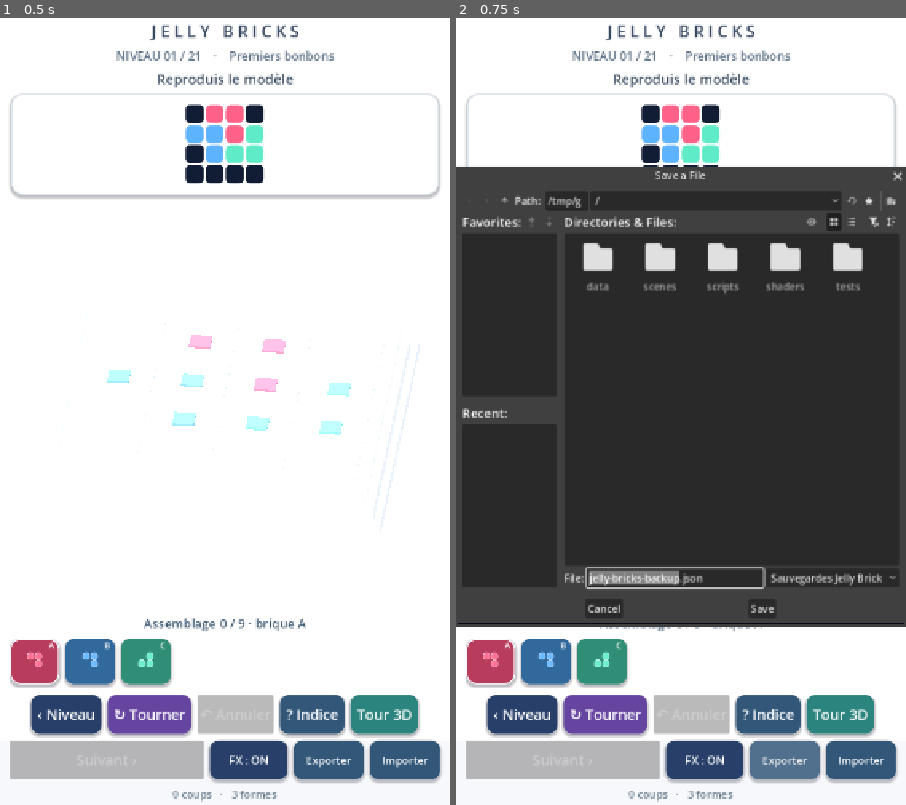
Above: before the commit, frames 1-2 (left to right).
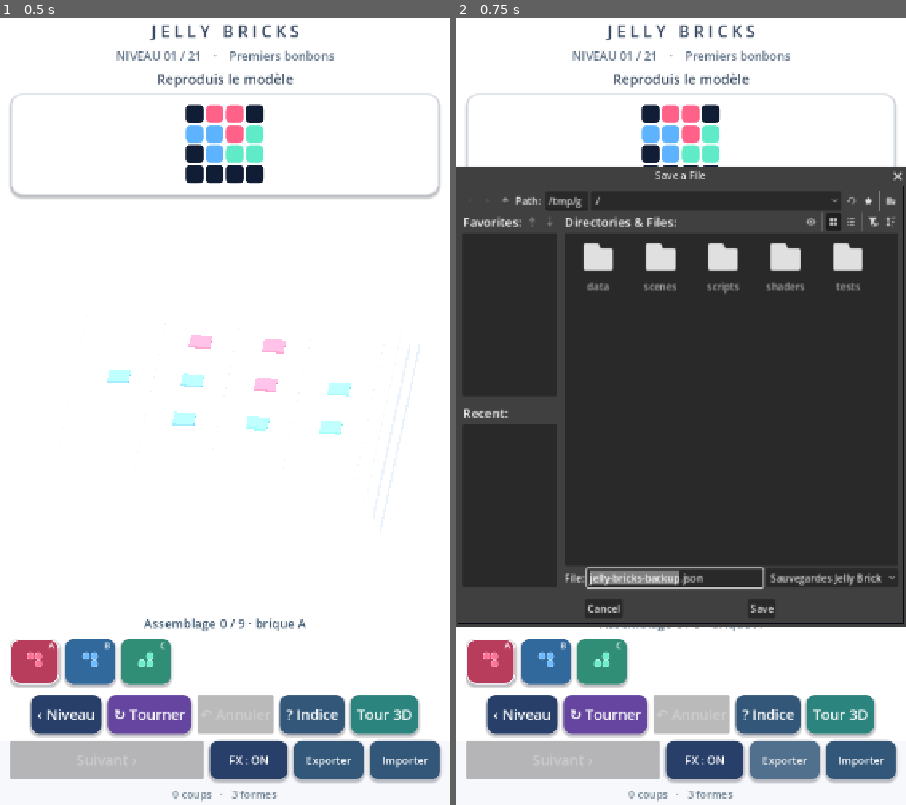
Above: after the commit, the same moments.

Repository: dbrckk/Jelly-bricks
Game: Godot game, scene res://scenes/main.tscn
The game is run twice, just before and just after one commit, with the same random seed, the same clock (stepped at 60 frames per second) and the same inputs.
Inputs:
- Up to frame 1 (0.5 s): no input
- Up to frame 2 (0.75 s): click "Exporter" at 0.5 s

Frame 1 is identical in both runs. In frame 2, 0.7% of the frame differs, in the area x 1-100%, y 21-77%.

Commit message:
fix(android): hash exact embedded backup JSON bytes to avoid Godot int/float reserialization drift

Diff:
--- a/native-godot/scripts/save_transfer.gd
+++ b/native-godot/scripts/save_transfer.gd
@@ -18,11 +18,15 @@
             "progress": progress,
             "sha256": JSON.stringify(progress).sha256_text()
         })
-    var payload := {"progress": progress, "studio": studio}
+    # Hash the transport's exact serialized bytes. Godot JSON parsing can
+    # normalize number variants (int/float), so hashing a re-stringified
+    # dictionary after decode is NOT stable across a roundtrip.
+    var serialized: String = JSON.stringify({
+        "progress": progress, "studio": studio
+    })
     return JSON.stringify({
         "kind": FORMAT, "version": VERSION,
-        "progress": progress, "studio": studio,
-        "sha256": JSON.stringify(payload).sha256_text()
+        "payload_json": serialized, "sha256": serialized.sha256_text()
     })
 
 static func decode(content: String, levels: Array) -> Dictionary:
@@ -36,22 +40,34 @@
     if envelope.get("kind") != FORMAT or (
             version != LEGACY_VERSION and version != VERSION):
         return {"ok": false, "reason": "Format de sauvegarde non reconnu"}
-    var progress: Variant = envelope.get("progress")
-    if not progress is Dictionary or not envelope.get("sha256") is String:
-        return {"ok": false, "reason": "Données de sauvegarde manquantes"}
     var has_studio: bool = version == VERSION
-    var checksum_source: String = JSON.stringify(progress)
+    var progress: Variant = null
+    var portable_studio: Variant = null
     if has_studio:
-        checksum_source = JSON.stringify({
-            "progress": progress, "studio": envelope.get("studio")
-        })
-    if checksum_source.sha256_text() != envelope["sha256"]:
-        return {"ok": false, "reason": "Sauvegarde altérée (SHA-256)"}
+        var encoded: Variant = envelope.get("payload_json")
+        if not encoded is String or not envelope.get("sha256") is String:
+            return {"ok": false, "reason": "Contenu de sauvegarde absent"}
+        if encoded.sha256_text() != envelope["sha256"]:
+            return {"ok": false, "reason": "Sauvegarde altérée (SHA-256)"}
+        var unpacked: Variant = JSON.parse_string(encoded)
+        if not unpacked is Dictionary:
+            return {"ok": false, "reason": "Contenu sauvegarde JSON invalide"}
+        progress = unpacked.get("progress")
+        portable_studio = unpacked.get("studio")
+    else:
+        progress = envelope.get("progress")
+        if not progress is Dictionary or not envelope.get("sha256") is String:
+            return {"ok": false, "reason": "Données de sauvegarde manquantes"}
+        if JSON.stringify(progress).sha256_text() != envelope["sha256"]:
+            return {"ok": false, "reason": "Sauvegarde altérée (SHA-256)"}
+    if not progress is Dictionary:
+        return {"ok": false, "reason": "Progression absente"}
+
     var validated: Dictionary = validate_progress(progress, levels)
     if not validated.get("ok", false):
         return validated
     if has_studio:
-        var checked: Dictionary = validate_studio(envelope.get("studio"))
+        var checked: Dictionary = validate_studio(portable_studio)
         if not checked.get("ok", false):
             return {"ok": false, "reason": "Construction 3D invalide"}
         validated["studio"] = checked["bricks"]
